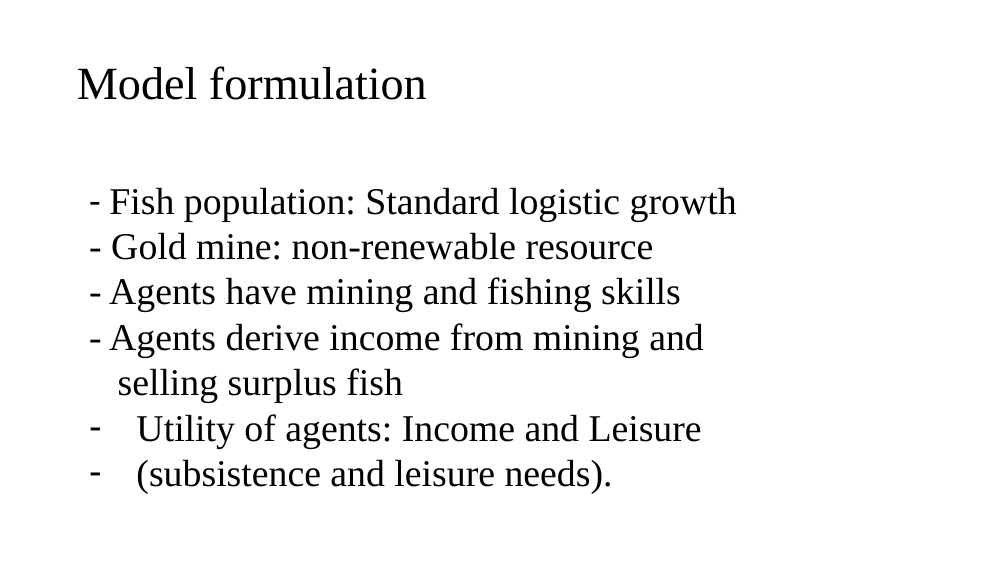
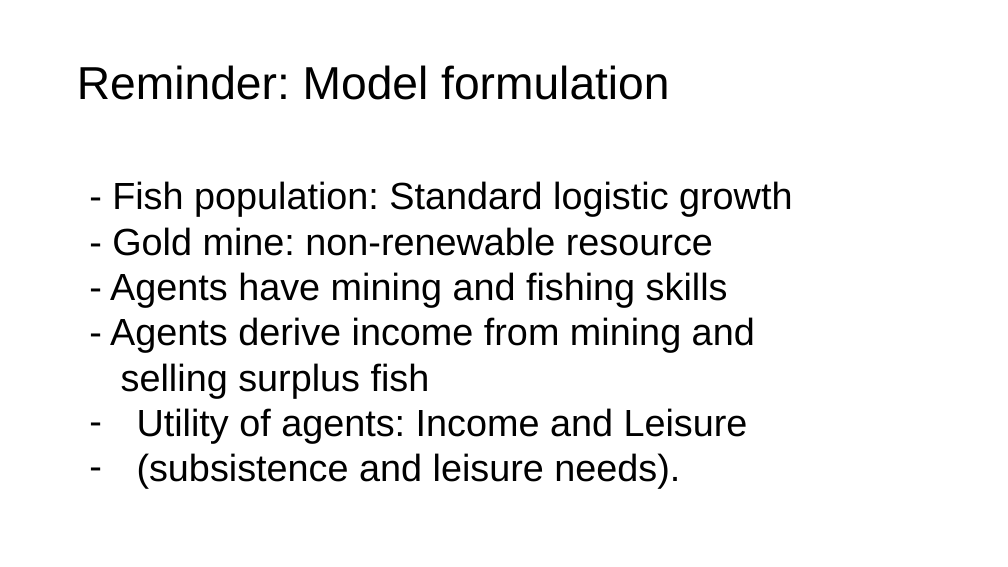
Before and after one commit to ruiqing369/Lakeland, a slide deck: slide 2 of Lakeland Presentation.pptx. Drawn at 1008x567 pixels with LibreOffice and Linux fonts; fonts in the diff are those of the drawing. Boxes give left, top, right and bottom in pixels: in the first picture for what was removed or moved away, otherwise in the second. Text is boxed around its words. In the diff, an @@ line names an element or a change of style, - is before the commit and + after.

```diff
--- a/Lakeland Presentation.pptx
+++ b/Lakeland Presentation.pptx
@@ title at [77,65,669,100]: text changed; font Times New Roman to Arial @@
-Model formulation
+Reminder: Model formulation
@@ text "- Fish population: Standard logistic ..." at [110,181,792,489]: font Calibri to Arial in "-"; font Times New Roman to Arial @@
```
Also in this commit, not shown: 3 other slides changed, 12 slides added, 2 slides removed, 1 other file.
